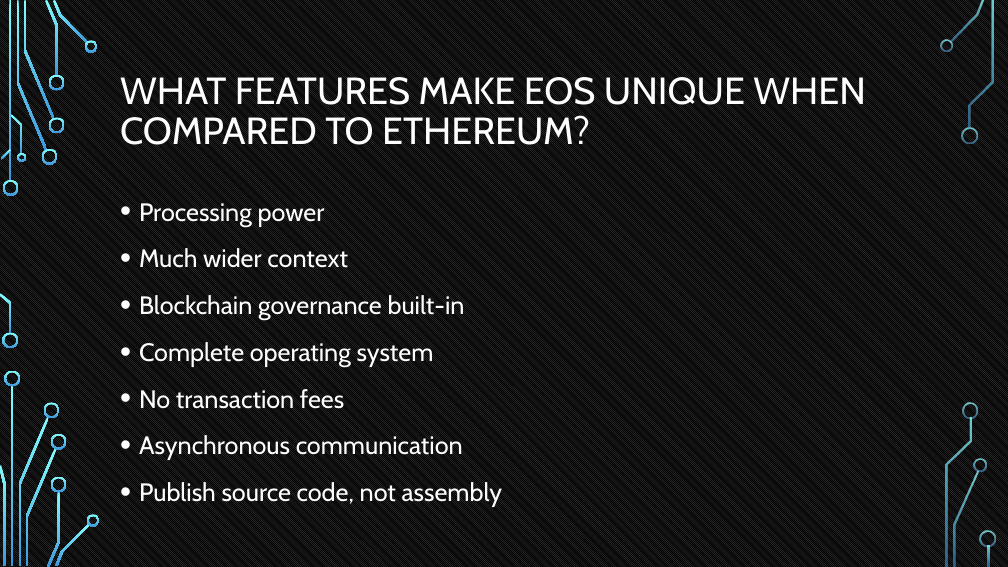
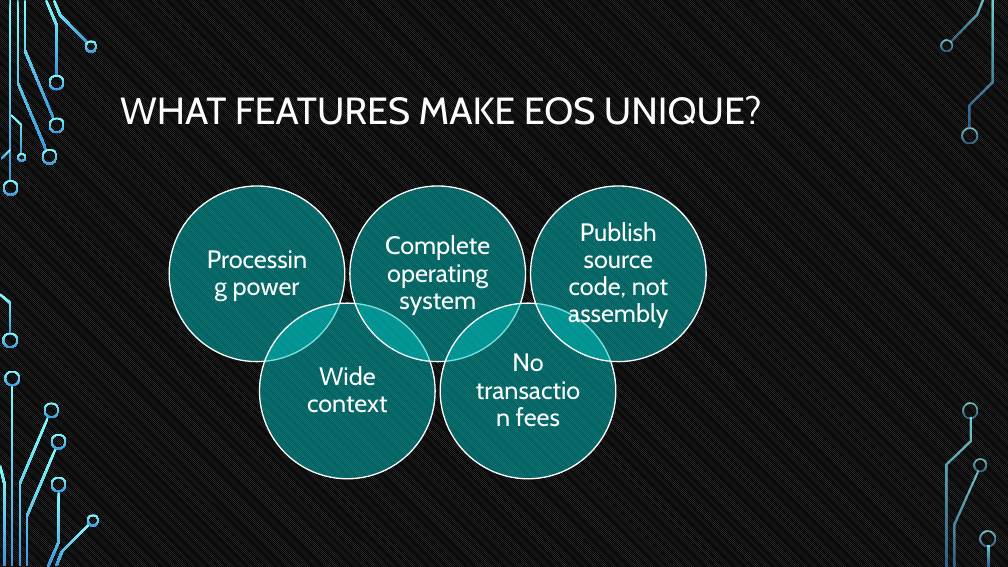
Before and after one commit to tokenika/tokenika.github.io, a slide deck: slide 39 of WarsawBlock.pptx (slide 28 before the commit). Drawn at 1008x567 pixels with LibreOffice and Linux fonts; fonts in the diff are those of the drawing; background and template pictures are left out. Boxes give left, top, right and bottom in pixels: in the first picture for what was removed or moved away, otherwise in the second. Text is boxed around its words. In the diff, an @@ line names an element or a change of style, - is before the commit and + after.

```diff
--- a/WarsawBlock.pptx
+++ b/WarsawBlock.pptx
@@ title at [120,95,762,125]: text changed @@
-WHAT FEATURES MAKE EOS UNIQUE WHEN COMPARED TO ETHEREUM?
+WHAT FEATURES MAKE EOS UNIQUE?
@@ text removed at [139,203,502,507] @@
-• Processing power
-• Much wider context
-• Blockchain governance built-in
-• Complete operating system
-• No transaction fees
-• Asynchronous communication
-• Publish source code, not assembly
@@ group added at [169,186,706,479]: 5 ellipses, 5 texts @@
+Processing power
+Wide context
+Complete operating system
+No transaction fees
+Publish source code, not assembly
```
Also in this commit, not shown: 25 other slides changed, 5 slides added, 2 slides removed, 1 other file.
